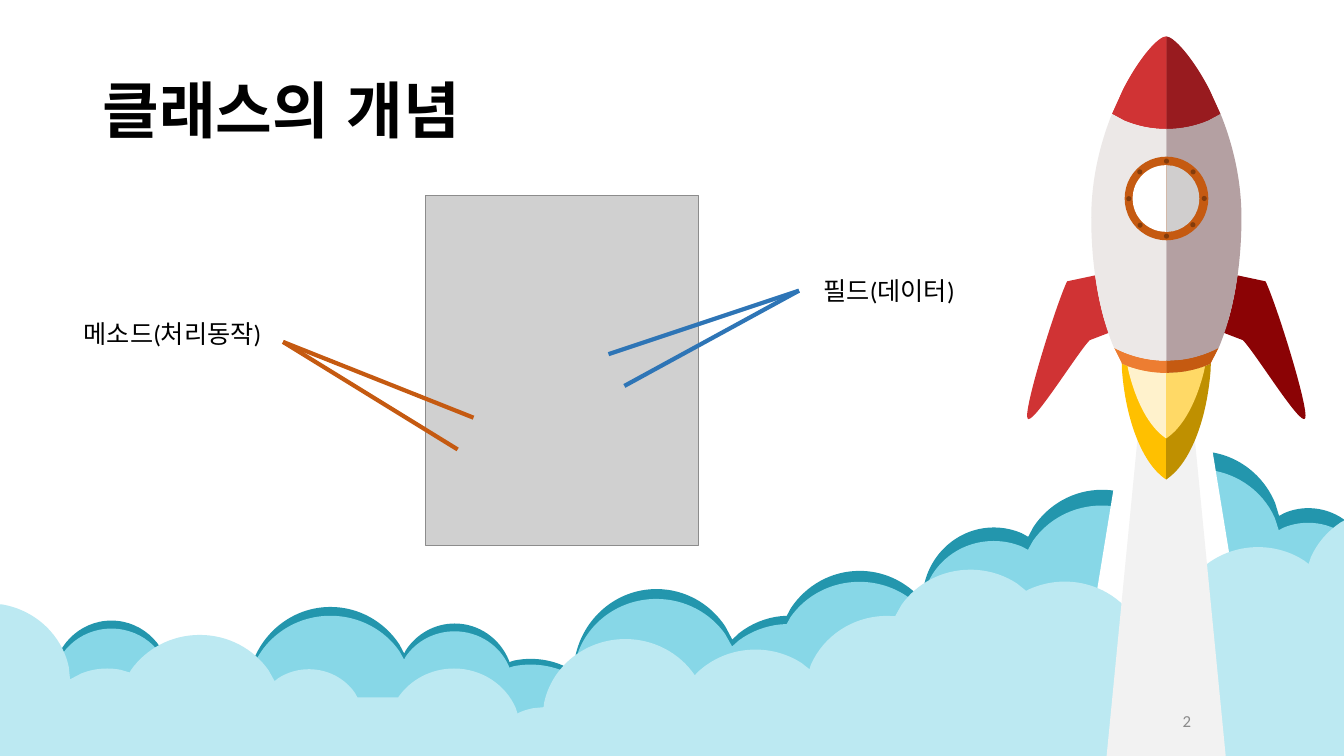
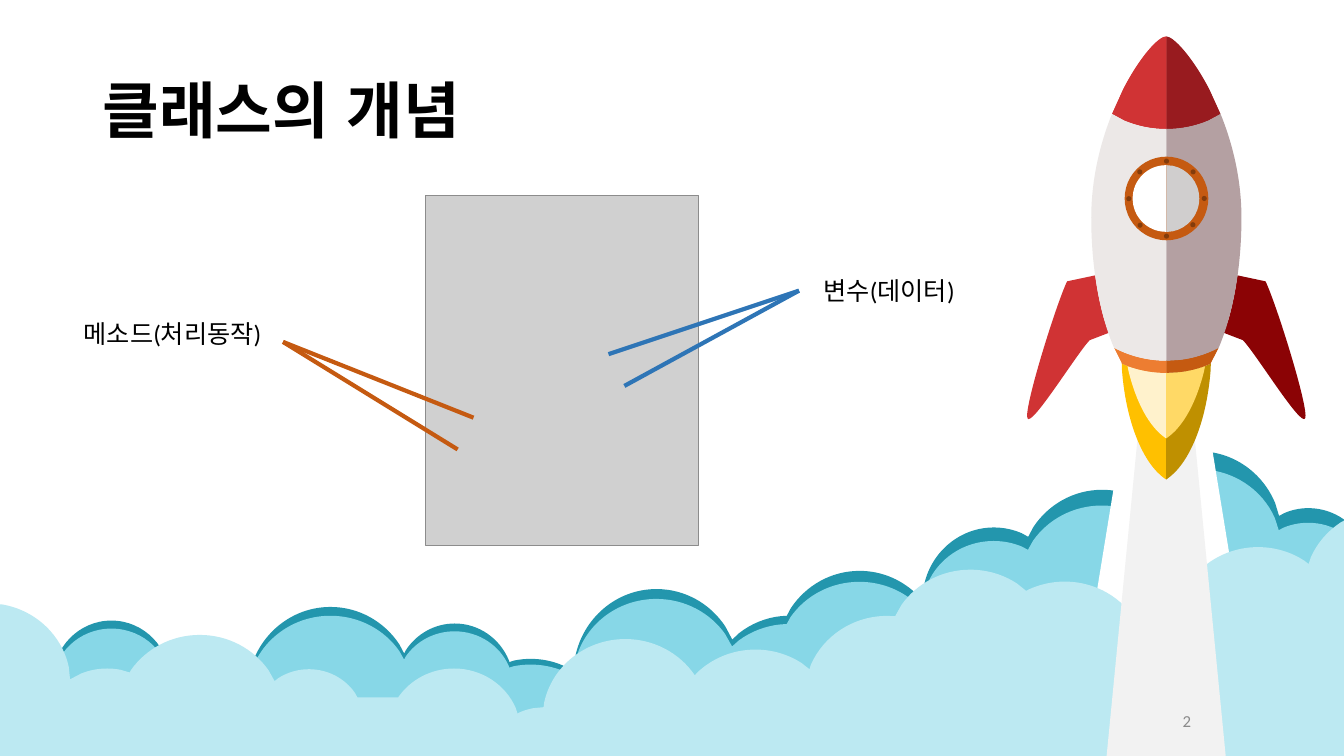
Before and after one commit to Ahji89/JavaStudy, a slide deck: slide 2 of java/ppt/1회차 - 객체와 클래스.pptx. Drawn at 1344x756 pixels with LibreOffice and Linux fonts; fonts in the diff are those of the drawing; grey boxes stand for pictures. Boxes give left, top, right and bottom in pixels: in the first picture for what was removed or moved away, otherwise in the second. Text is boxed around its words. In the diff, an @@ line names an element or a change of style, - is before the commit and + after.

Commit message:
1회차 업데이트

```diff
--- a/java/ppt/1회차 - 객체와 클래스.pptx
+++ b/java/ppt/1회차 - 객체와 클래스.pptx
@@ text at bbox=[823, 279, 954, 304]: text changed @@
-필드(데이터)
+변수(데이터)
```
Also in this commit, not shown: 7 other slides changed, 3 slides added, 4 other files.
